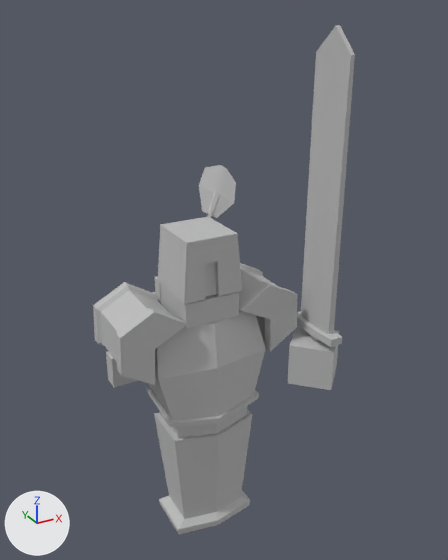
Renders of the FBX model TMC/Assets/Models/Warrior_MESH.fbx from each side of a commit.
The view is the same before and after, from a 50 mm lens placed at (-0.0465, -0.095, 0.0989), pointed at (0.0058, 0.0, 0.0514). The axes (+X, +Y, +Z) are drawn at lower left. The lights are the same throughout. Where no turn or scale is listed for an object, it has been applied to the vertices.

In view in the first picture: 'Warrior_MESH'.
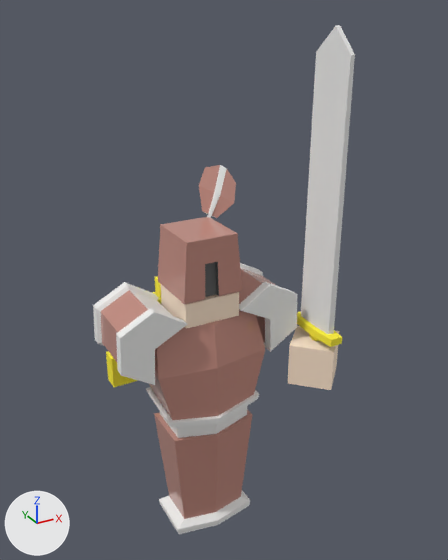
Location of each change, (x1, y1, x2, y2) in pixels of the pictures (448 x 560 px):
part 1 of me_mesh, recoloured (grey to beige)
    both: (161, 284, 239, 329)
part 2 of me_mesh, recoloured (grey to beige)
    both: (288, 326, 339, 390)
part 3 of me_mesh, recoloured
    both: (101, 165, 277, 441)
part 4 of me_mesh, recoloured
    both: (154, 414, 252, 519)
part 5 of me_mesh, recoloured
    both: (93, 26, 355, 438)
part 6 of me_mesh, recoloured (grey to white)
    both: (159, 490, 250, 534)
part 7 of me_mesh, recoloured
    both: (336, 25, 355, 55)
part 8 of me_mesh, recoloured (grey to yellow)
    both: (106, 276, 161, 387)
part 9 of me_mesh, recoloured (grey to yellow)
    both: (297, 312, 342, 347)
part 10 of me_mesh, recoloured
    both: (205, 262, 219, 297)

Diff of the bpy script that builds the scene:
```diff
--- a/TMC/Assets/Models/Warrior_MESH.fbx.py
+++ b/TMC/Assets/Models/Warrior_MESH.fbx.py
@@ mat_skin @@
+mat_skin = principled_material('Skin')
+mat_skin.base_color = (1.0, 0.801, 0.624)  # beige #ffe7cf
+mat_skin.roughness = 0.749
@@ mat_black @@
+mat_black = principled_material('Black')
+mat_black.base_color = (0.122, 0.122, 0.122)  # dark grey #626262
+mat_black.roughness = 0.749
@@ mat_warriorhighlights @@
+mat_warriorhighlights = principled_material('WarriorHighlights')
+mat_warriorhighlights.base_color = (0.855, 0.855, 0.843)  # white #eeeeed
+mat_warriorhighlights.roughness = 0.853
@@ mat_warriorskinarmor @@
+mat_warriorskinarmor = principled_material('WarriorSkinArmor')
+mat_warriorskinarmor.base_color = (0.537, 0.259, 0.212)  # pink #c28b7f
+mat_warriorskinarmor.roughness = 0.0
@@ mat_warriorhair @@
+mat_warriorhair = principled_material('WarriorHair')
+mat_warriorhair.base_color = (1.0, 0.875, 0.0353)  # yellow #fff035
+mat_warriorhair.roughness = 0.853
@@ me_mesh @@
 me_mesh.from_pydata(...)  # 278 vertices, 253 faces; spans x -0.0182..0.0273, y -0.0154..0.0136, z 0.0..0.0962
+# me_mesh part 1: 6 of the faces centred in x -0.0054..0.0054, y -0.0064..0.0045, z 0.0468..0.0515 switch from mat_warrior_warriorshader (grey #bcbcbc) to mat_skin (beige #ffe7cf)
+# me_mesh part 2: 6 of the faces centred in x 0.0182..0.0243, y -0.0122..-0.0061, z 0.0305..0.0391 switch from mat_warrior_warriorshader (grey #bcbcbc) to mat_skin (beige #ffe7cf)
+# me_mesh part 3: 52 of the faces centred in x -0.0174..0.0174, y -0.0078..0.0124, z 0.0233..0.0702 switch from mat_warrior_warriorshader (grey #bcbcbc) to mat_warriorskinarmor (pink #c28b7f)
+# me_mesh part 4: 8 of the faces centred in x -0.0077..0.0077, y -0.007..0.0025, z 0.0..0.0132 switch from mat_warrior_warriorshader (grey #bcbcbc) to mat_warriorskinarmor (pink #c28b7f)
+# me_mesh part 5: 103 of the faces centred in x -0.018..0.022, y -0.0137..0.0125, z 0.0252..0.0701 switch from mat_warrior_warriorshader (grey #bcbcbc) to mat_warriorhighlights (white #eeeeed)
+# me_mesh part 6: 12 of the faces centred in x -0.0085..0.0085, y -0.0075..0.0031, z 0.0007..0.002 switch from mat_warrior_warriorshader (grey #bcbcbc) to mat_warriorhighlights (white #eeeeed)
+# me_mesh part 7: 2 of the faces centred in x 0.0214, y -0.0116..-0.007, z 0.0941 switch from mat_warrior_warriorshader (grey #bcbcbc) to mat_warriorhighlights (white #eeeeed)
+# me_mesh part 8: 30 of the faces centred in x -0.0144..0.0143, y 0.0045..0.0136, z 0.0278..0.0518 switch from mat_warrior_warriorshader (grey #bcbcbc) to mat_warriorhair (yellow #fff035)
+# me_mesh part 9: 26 of the faces centred in x 0.0199..0.023, y -0.0154..-0.0029, z 0.0297..0.0421 switch from mat_warrior_warriorshader (grey #bcbcbc) to mat_warriorhair (yellow #fff035)
+# me_mesh part 10: all 4 faces centred in x -0.0016..0.0009, y -0.0062..-0.0057, z 0.0551..0.0584 switch from mat_warrior_warriorshader (grey #bcbcbc) to mat_black (dark grey #626262)
+me_mesh.materials.append(mat_default_material)  # grey #bcbcbc
```
